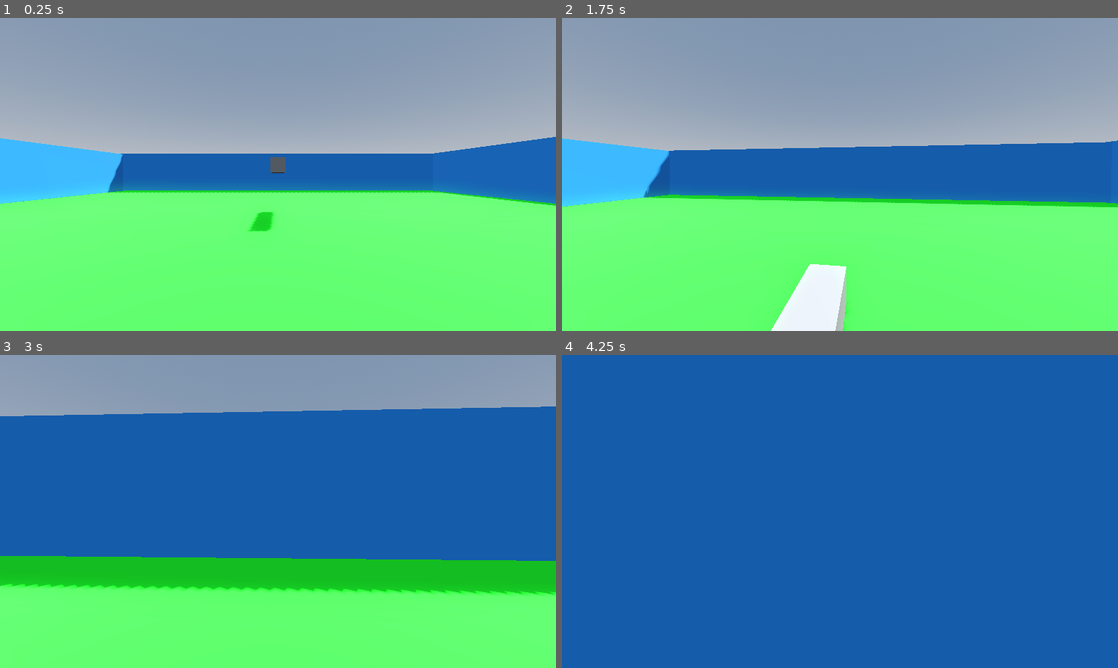
Above: before the commit, frames 1-4 (two rows, left to right).
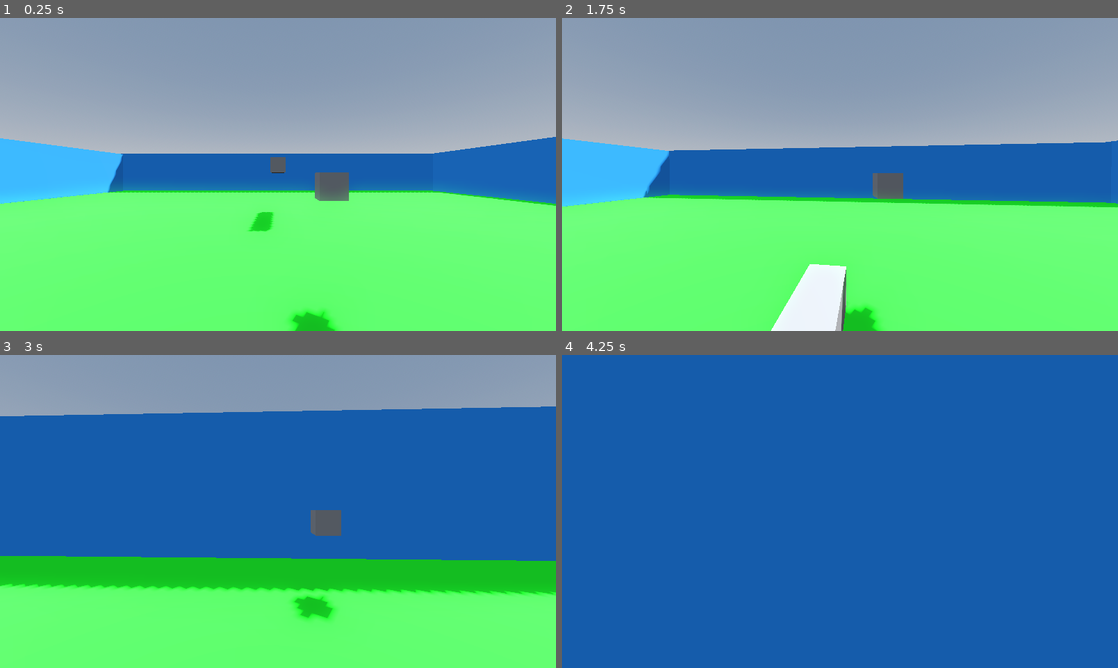
Above: after the commit, the same moments.

Repository: EnzoZirotti/First-Person-Character-Controller-Godot
Game: Godot game, scene res://Scenes/world.tscn
The game is run twice, just before and just after one commit, with the same random seed, the same clock (stepped at 60 frames per second) and the same inputs.
Inputs (mouse positions are in pixels of both pictures, inside the frame that each line leads up to):
- Up to frame 1 (0.25 s): no input
- Up to frame 2 (1.75 s): move the mouse to (867, 174) at 0.52 s; hold W (Forward) from 0.53 s (still down); tap E (Interact) at 0.6 s; tap Space (Jump) at 0.77, 1.52 s; move the mouse to (812, 174) at 1.27 s; tap Shift (sprint) at 1.35 s
- Up to frame 3 (3 s): keep holding W (Forward); move the mouse to (289, 505) at 2.02 s; tap E (Interact) at 2.1 s; move the mouse to (272, 517) at 2.77 s; tap Shift (sprint) at 2.85 s
- Up to frame 4 (4.25 s): keep holding W (Forward); tap Space (Jump) at 3.02, 3.77 s; move the mouse to (878, 514) at 3.52 s; tap E (Interact) at 3.6 s

The runs differ from the first frame. In frame 1, 1.1% of the frame differs, in the area x 51-63%, y 49-100%; in frame 2, 1.0%; in frame 3, 1.0%; in frame 4, nothing differs.

Commit message:
adding a change

Diff:
--- a/Scenes/Player.tscn
+++ b/Scenes/Player.tscn
@@ -6,6 +6,8 @@
 
 [sub_resource type="ConvexPolygonShape3D" id="ConvexPolygonShape3D_lfjkm"]
 points = PackedVector3Array(-0.125207, -0.532801, -0.480507, 0.0227831, 0.47607, 0.498884, 0.169713, 0.559144, 0.464172 …(924 unchanged characters)…
+
+[sub_resource type="BoxMesh" id="BoxMesh_f23cl"]
 
 [node name="Player" type="CharacterBody3D"]
 transform = Transform3D(1, 0, 0, 0, 1, 0, 0, 0, 1, -0.0807662, 0.205854, -0.0840232)
@@ -24,8 +26,11 @@
 transform = Transform3D(1, 0, 0, 0, 1, 0, 0, 0, 1, 0, 0.55932, 0.210445)
 
 [node name="Reach" type="RayCast3D" parent="Head/Camera3D"]
-transform = Transform3D(1, 0, 0, 0, 1, 0, 0, 0, 1, 0, 0, -0.010787)
+transform = Transform3D(0.685, 0, 0, 0, 0.685, 0, 0, 0, 0.685, 0, 0, -0.010787)
 target_position = Vector3(0, 0, -3)
 
-[node name="Hand" type="Node3D" parent="Head"]
-transform = Transform3D(1, 0, 0, 0, 1, 0, 0, 0, 1, 0.56, 0.436, -1.876)
+[node name="Hand" type="Node3D" parent="Head/Camera3D"]
+transform = Transform3D(0.285, 0, 0, 0, 0.285, 0, 0, 0, 0.285, 0.56, -0.12332, -2.08645)
+
+[node name="MeshInstance3D" type="MeshInstance3D" parent="Head/Camera3D/Hand"]
+mesh = SubResource("BoxMesh_f23cl")
--- a/Scripts/Player.gd
+++ b/Scripts/Player.gd
@@ -24,7 +24,7 @@
 @onready var head = $Head
 @onready var camera = $'Head/Camera3D'
 @onready var reach = $Head/Camera3D/Reach
-@onready var hand = $Head/Hand
+@onready var hand = $Head/Camera3D/Hand
 
 @onready var gun_a = preload("res://Gun/gun_a.tscn")
 @onready var gun_b = preload("res://Gun/gun_b.tscn")
--- /dev/null
+++ b/Scripts/gun_a.gd
@@ -0,0 +1,11 @@
+extends RigidBody3D
+
+var dropped = false
+
+func _ready():
+	pass
+
+func _process(_delta):
+	if dropped == true:
+		apply_impulse(transform.basis.z, -transform.basis.z * 10)
+		dropped = false
Not shown: 1 places in Scenes/Player.tscn that only renumber resources
